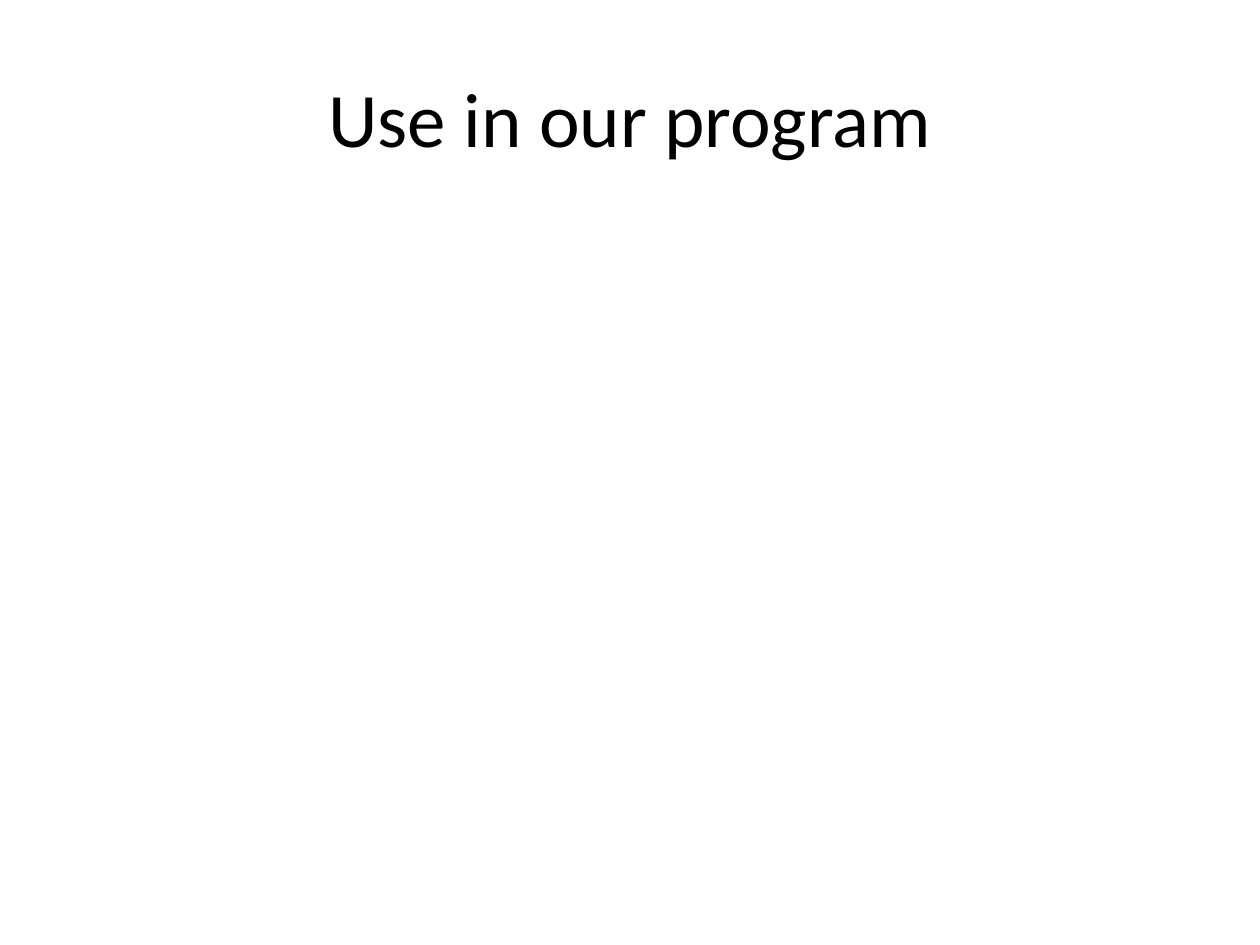
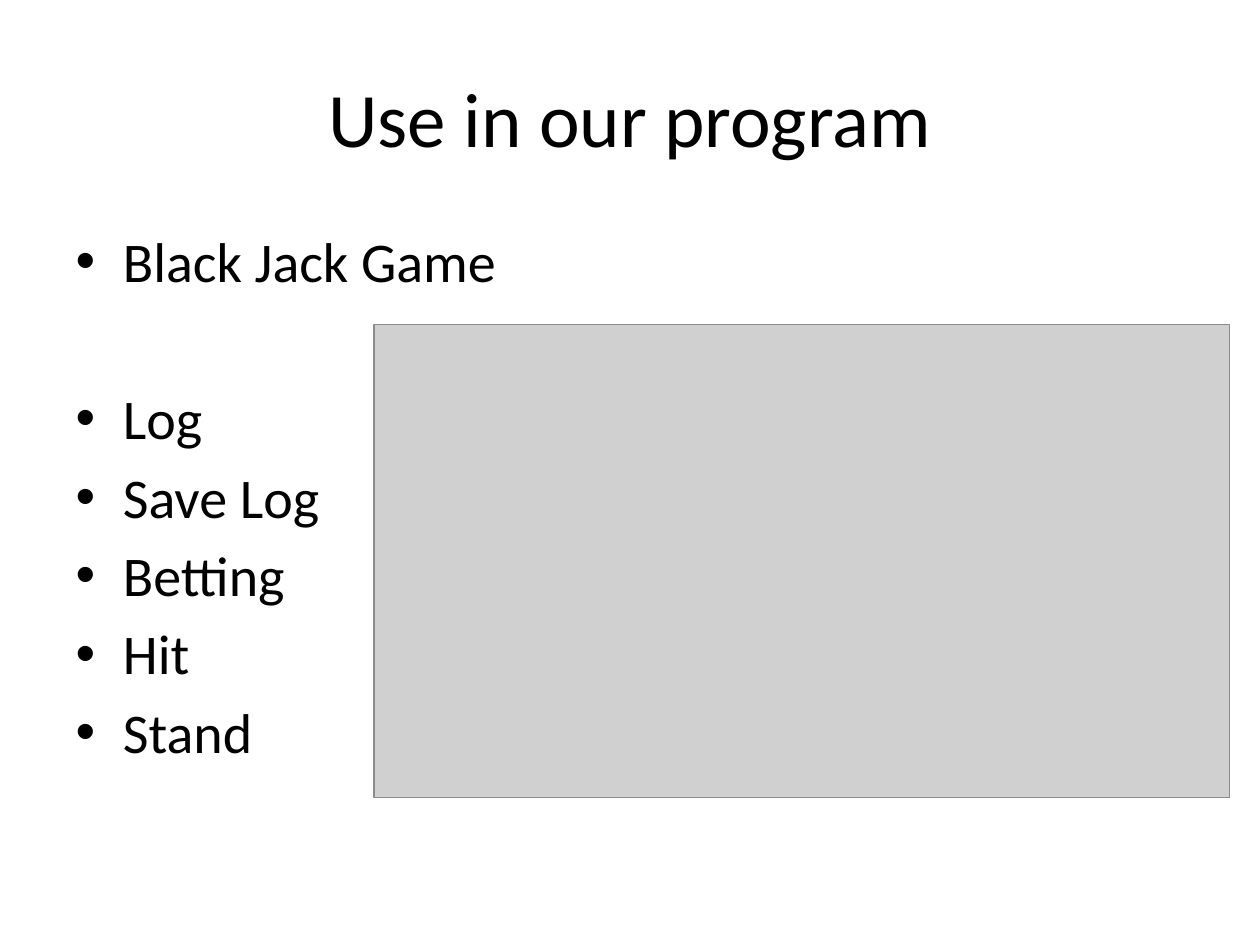
Before and after one commit to isurup/kalle-martin-group, a slide deck: slide 8 of OOPExam/04 File IO, Object Streams and Exceptions.pptx. Drawn at 1260x945 pixels with LibreOffice and Linux fonts; fonts in the diff are those of the drawing; grey boxes stand for pictures. Boxes give left, top, right and bottom in pixels: in the first picture for what was removed or moved away, otherwise in the second. Text is boxed around its words. In the diff, an @@ line names an element or a change of style, - is before the commit and + after.

```diff
--- a/OOPExam/04 File IO, Object Streams and Exceptions.pptx
+++ b/OOPExam/04 File IO, Object Streams and Exceptions.pptx
@@ text added at [123, 243, 496, 754], 32 pt, text #000000 @@
+• Black Jack Game
+• Log
+• Save Log
+• Betting
+• Hit
+• Stand
@@ picture added at [374, 325, 1230, 798] @@
```
Also in this commit, not shown: 1 other slide changed, 2 other files.
